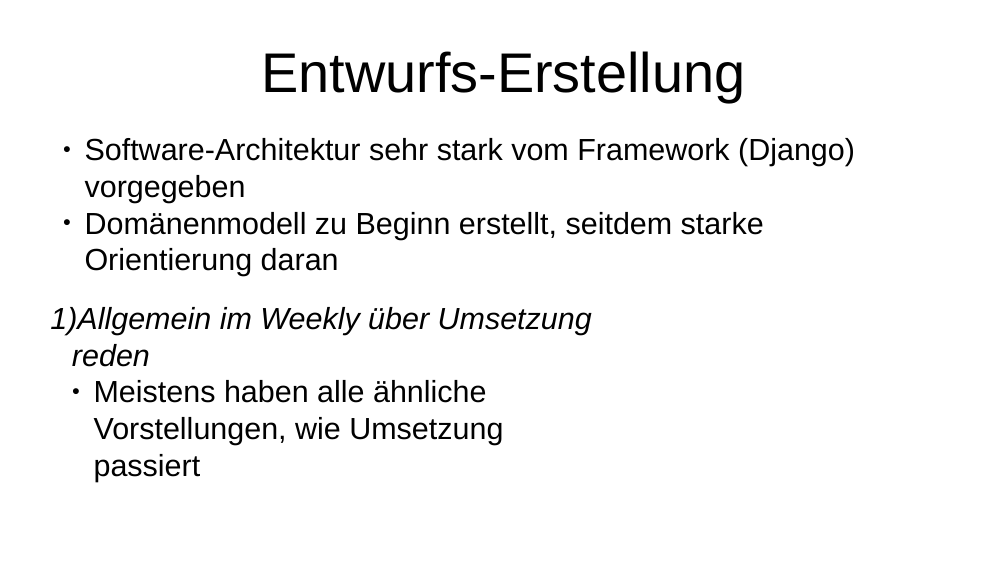
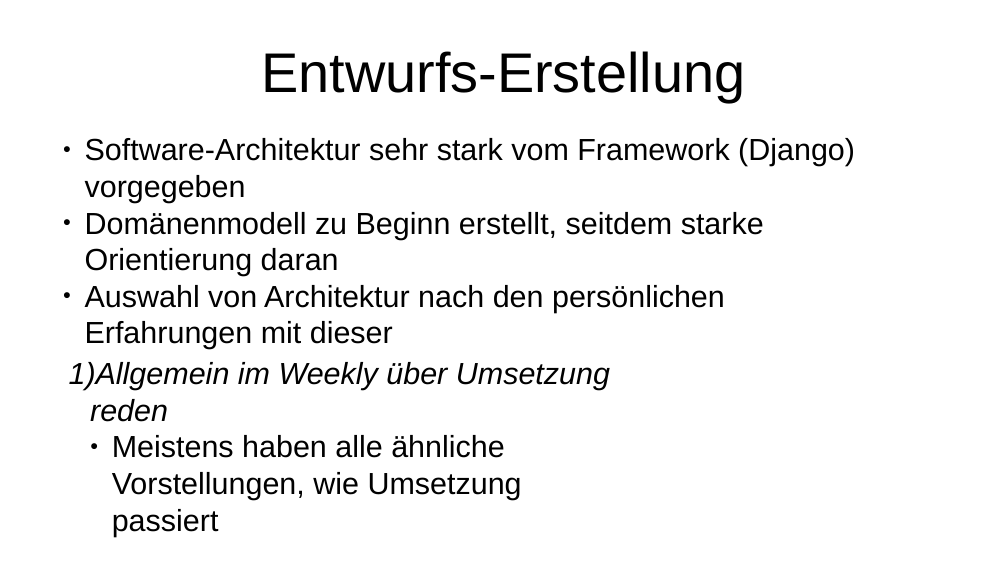
Before and after one commit to Gorg-tech/StudIQ, a slide deck: slide 1 of docs/Praesentation/Fachaustausch_Entwurf.pptx. Drawn at 1008x567 pixels with LibreOffice and Linux fonts; fonts in the diff are those of the drawing. Boxes give left, top, right and bottom in pixels: in the first picture for what was removed or moved away, otherwise in the second. Text is boxed around its words. In the diff, an @@ line names an element or a change of style, - is before the commit and + after.

```diff
--- a/docs/Praesentation/Fachaustausch_Entwurf.pptx
+++ b/docs/Praesentation/Fachaustausch_Entwurf.pptx
@@ text at (85, 285, 725, 349): paragraph added @@
+● Auswahl von Architektur nach den persönlichen Erfahrungen mit dieser
@@ subtitle "Allgemein im Weekly über Umsetzung ...": place and size @@
-subtitle "Allgemein im Weekly über Umsetzung ..." at (50, 307, 592, 481)
+subtitle "Allgemein im Weekly über Umsetzung ..." at (69, 362, 610, 536)
```
Also in this commit, not shown: 2 other slides changed.
